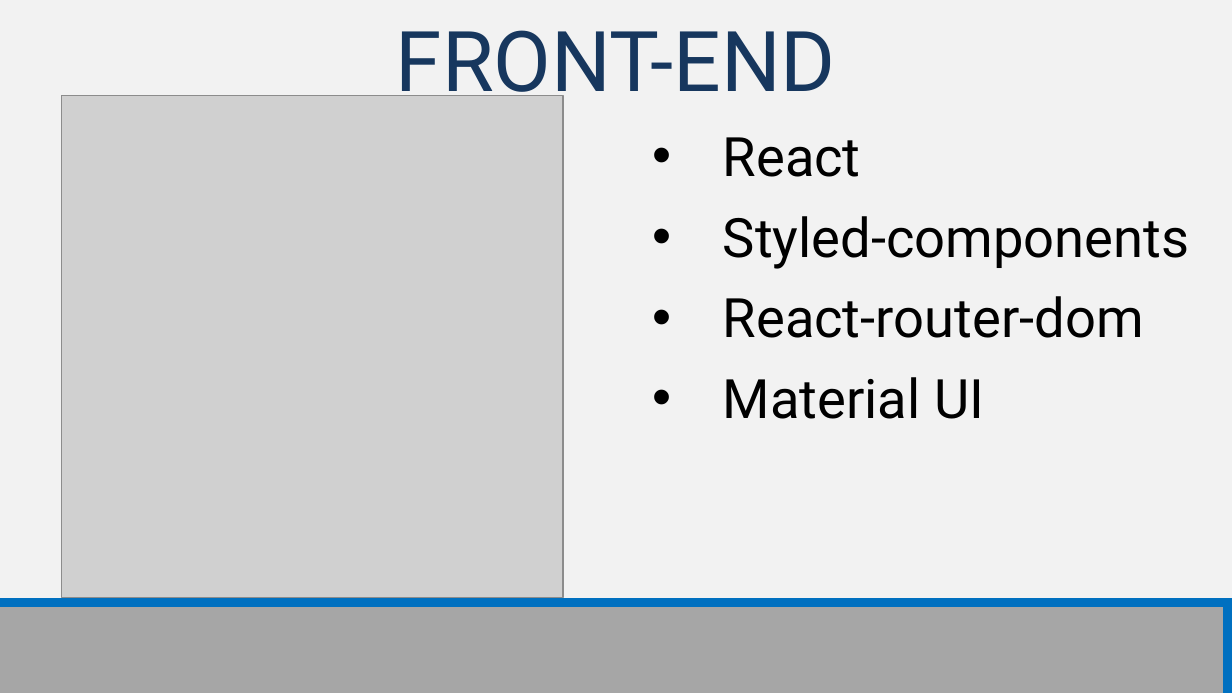
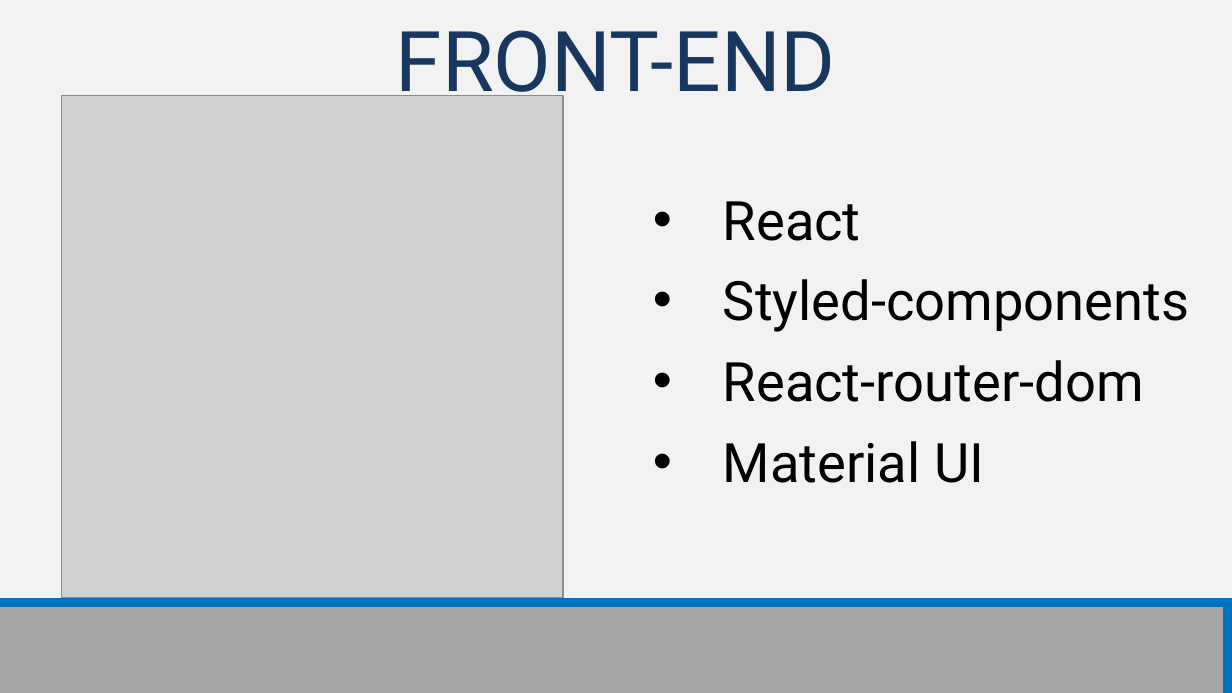
Before and after one commit to TR0NZ0D/Brazil-Career-Hub, a slide deck: slide 11 of Files/TCC - Final/Apresentacao_Final.pptx. Drawn at 1232x693 pixels with LibreOffice and Linux fonts; fonts in the diff are those of the drawing; grey boxes stand for pictures. Boxes give left, top, right and bottom in pixels: in the first picture for what was removed or moved away, otherwise in the second. Text is boxed around its words. In the diff, an @@ line names an element or a change of style, - is before the commit and + after.

```diff
--- a/Files/TCC - Final/Apresentacao_Final.pptx
+++ b/Files/TCC - Final/Apresentacao_Final.pptx
@@ text "React": place and size @@
-text "React" at (723, 137, 1189, 419)
+text "React" at (723, 201, 1189, 483)
```
Also in this commit, not shown: 4 other slides changed, 3 slides added, 3 other files.
